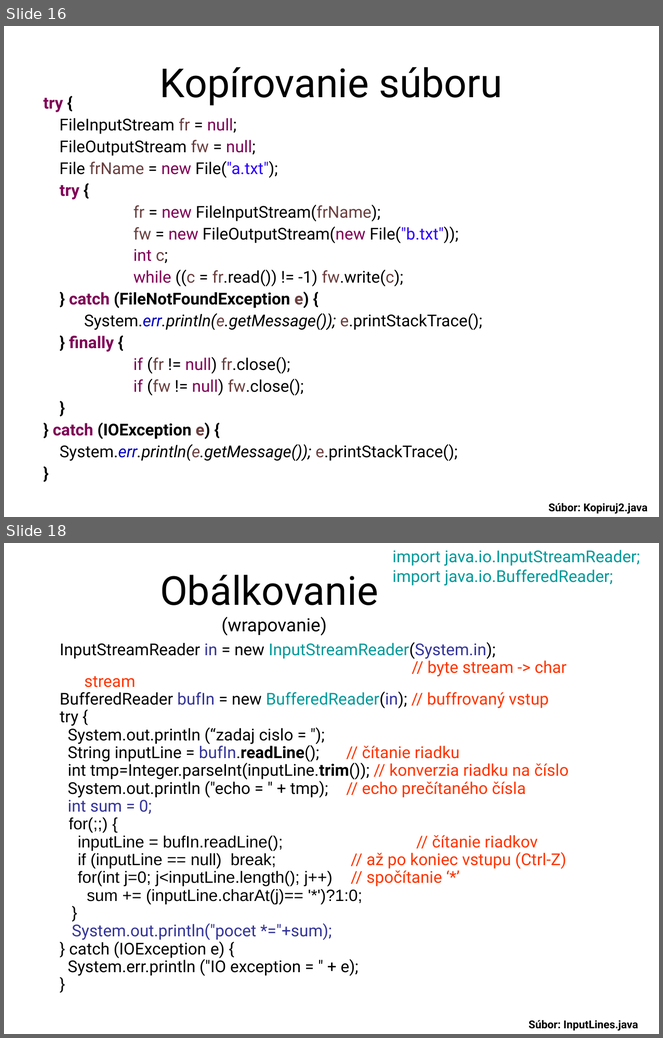
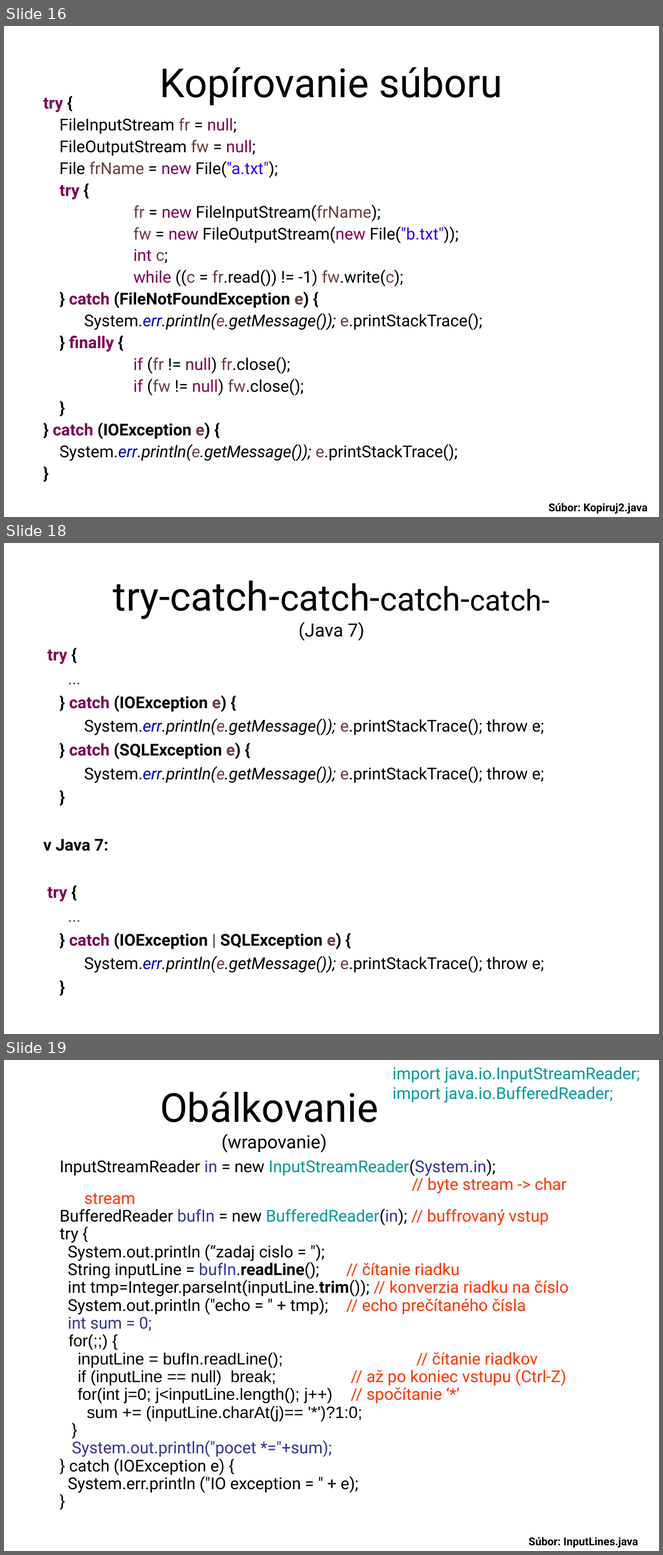
Before and after one commit to Programovanie4/Prednasky, a slide deck: 07/07_java.ppt. Shown one above the other, each under a label of ours: slides 16 and 18 before the commit, slides 16, 18 and 19 after it; the slides between them are not shown. The pictures are 663x1038 and 663x1555 pixels, drawn with LibreOffice and Linux fonts; fonts in the diff are those of the drawing. Boxes give left, top, right and bottom in pixels: in the first picture for what was removed or moved away, otherwise in the second. Text is boxed around its words. In the diff, an @@ line names an element or a change of style, - is before the commit and + after.

```diff
--- a/07/07_java.ppt
+++ b/07/07_java.ppt
@@ slide 18 added at (4, 543, 659, 1034), background #FFFFFF @@
@@ title added at (113, 580, 550, 641), 44 pt, text #000000 @@
+try-catch-catch-catch-catch-
+(Java 7)
@@ text added at (44, 650, 544, 973), 18 pt, text #000000 @@
+try {
+...
+} catch (IOException e) {
+System.err.println(e.getMessage()); e.printStackTrace(); throw e;
+} catch (SQLException e) {
+System.err.println(e.getMessage()); e.printStackTrace(); throw e;
+}
+v Java 7:
+try {
+...
+} catch (IOException | SQLException e) {
+System.err.println(e.getMessage()); e.printStackTrace(); throw e;
+}
@@ what was slide 18 is now slide 19 @@
```
Also in this commit, not shown: 11 slides changed, 1 other slide added, 3 other files.
